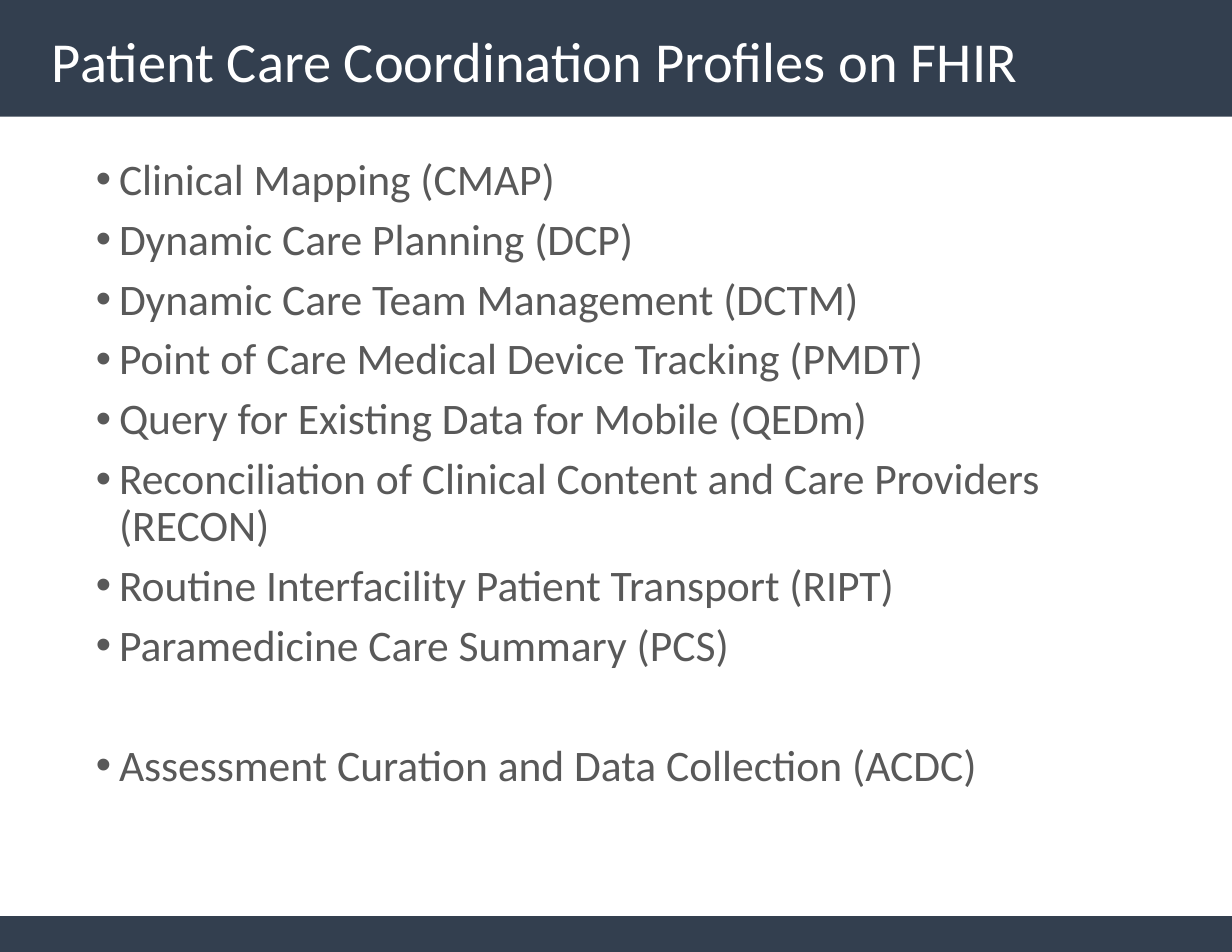
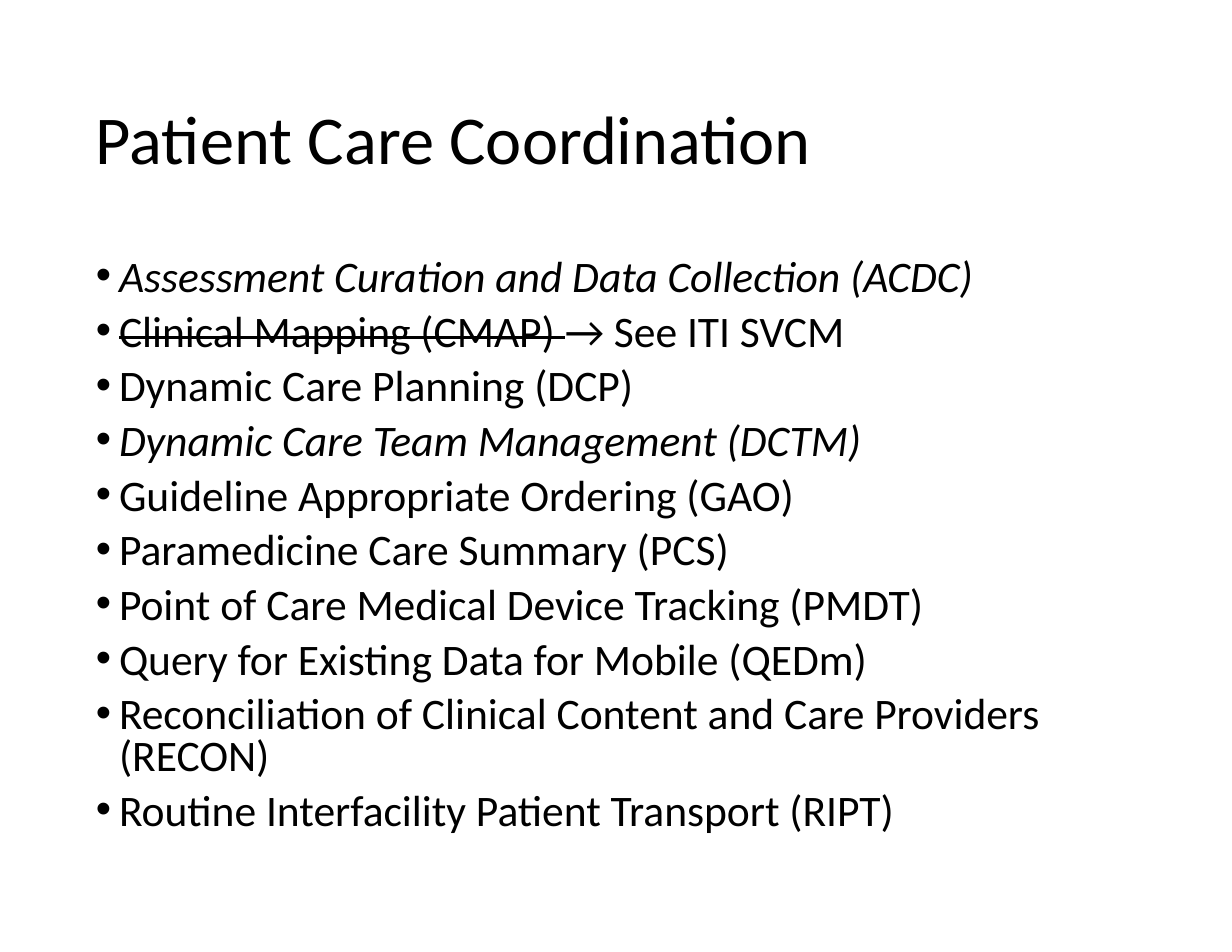
Before and after one commit to IHE/IT-Infrastructure, a slide deck: slide 9 of Presentations/IHE-FHIR-Brief.pptx. Drawn at 1232x952 pixels with LibreOffice and Linux fonts; fonts in the diff are those of the drawing. Boxes give left, top, right and bottom in pixels: in the first picture for what was removed or moved away, otherwise in the second. Text is boxed around its words. In the diff, an @@ line names an element or a change of style, - is before the commit and + after.

Commit message:
Updated IHE-FHIR-Brief and XDSonFHIR

```diff
--- a/Presentations/IHE-FHIR-Brief.pptx
+++ b/Presentations/IHE-FHIR-Brief.pptx
@@ rectangle removed at [0,0,1232,116] @@
@@ title at [96,116,811,165]: text changed; size 36.3 to 44 pt; text colour #FFFFFF to #000000 @@
-Patient Care Coordination Profiles on FHIR
+Patient Care Coordination
@@ text "Assessment Curation and Data Collection ...": place and size @@
-text "Assessment Curation and Data Collection ..." at [119,163,1039,787]
+text "Assessment Curation and Data Collection ..." at [119,260,1039,833]
@@ text at [119,260,973,355]: text changed; text colour #595959 to #000000; italic on @@
-• Clinical Mapping (CMAP)
+• Assessment Curation and Data Collection (ACDC)
+• Clinical Mapping (CMAP) → See ITI SVCM
@@ text at [119,369,1039,833]: text colour #595959 to #000000 in "Dynamic Care Planning (DCP)", "Dynamic Care Team Management (DCTM)", "Point of Care Medical Device Tracking (PMDT)", "Query for Existing Data for Mobile (QEDm)" and 2 more places; italic on in "Dynamic Care Team Management (DCTM)"; line spacing 0.9 to 0.8 @@
@@ text at [119,479,793,572]: paragraphs added @@
+• Guideline Appropriate Ordering (GAO)
+• Paramedicine Care Summary (PCS)
@@ text at [119,629,976,787]: paragraphs removed @@
-• Paramedicine Care Summary (PCS)
-• Assessment Curation and Data Collection (ACDC)
@@ rectangle removed at [0,916,1232,952] @@
```
Also in this commit, not shown: 13 other slides changed, 2 slides added, 1 slide removed.
